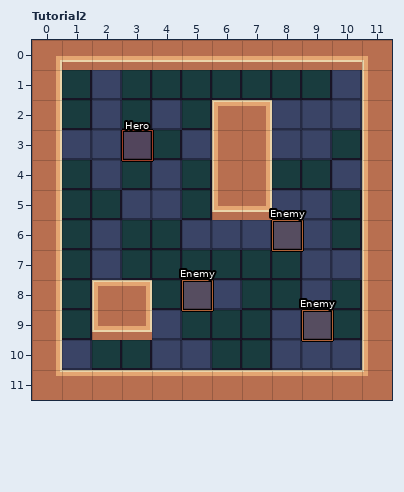
Two states of a LDtk project, res/LevelProject.ldtk. This is how it looked before the edit.
Cells are 15x15 px. Shown: Tutorial2 x 0..11, y 0..11. The commit also changed other parts of the map, which this record leaves out.
The same view after the edit:
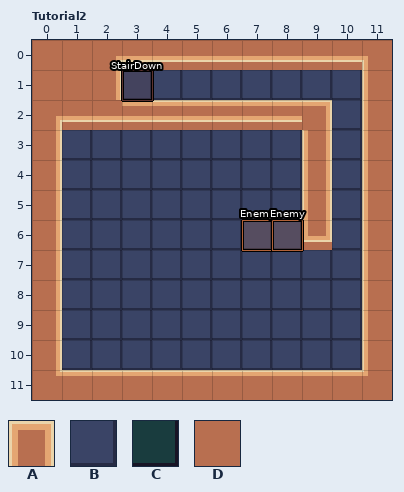
Key: from "Tileset": A 3, B 4, C 5; from "Walls": D 1 "Wall".
_ is an empty cell.
Objects are placed by their top-left corner, in cells (3,4 is the top-left corner of cell 3,4); size is 1x1 cell unless given.
The exact change:
Layer "Ground":
y 1: x 1 C -> B; x 3..9 CCCCCCC -> BBBBBBB
y 2: x 1 C -> B; x 3 C -> B; x 5..7 CAA -> BBB
y 3: x 4 C -> B; x 6..7 AA -> BB; x 10 C -> B
y 4: x 1 C -> B; x 3 C -> B; x 5 C -> B; x 8..9 CC -> BB
y 5: x 1..2 CC -> BB; x 5 C -> B; x 10 C -> B
y 6: x 1 C -> B; x 3..4 CC -> BB; x 10 C -> B
y 7: x 1 C -> B; x 3..8 CCCCCC -> BBBBBB
y 8: x 1..2 CC -> BB; x 4 C -> B; x 7..8 CC -> BB; x 10 C -> B
y 9: x 1 C -> B; x 5..7 CCC -> BBB; x 10 C -> B
y 10: x 2..3 CC -> BB; x 6..7 CC -> BB
Layer "Walls":
y 1: x 1..2 __ -> DD
y 2: x 1..5 _____ -> DDDDD; x 8..9 __ -> DD
y 3..5: x 6..7 DD -> __; x 9 _ -> D
y 6: x 9 _ -> D
y 8..9: x 2..3 DD -> __
Layer "Entities":
changed: "Enemy" rectangle at 5,8 -> "Enemy" rectangle at 7,6
added: "StairDown" rectangle at 3,1
removed: "Hero" rectangle at 3,3
removed: "Enemy" rectangle at 9,9
